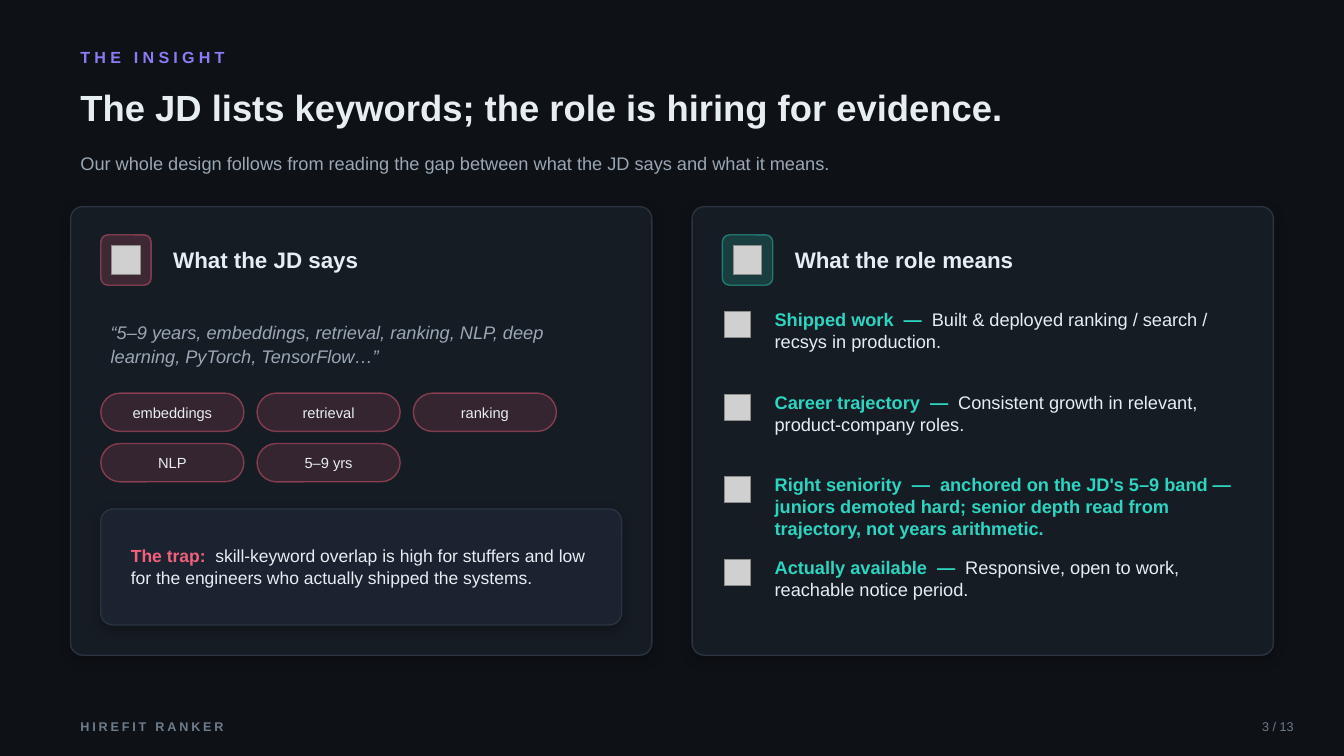
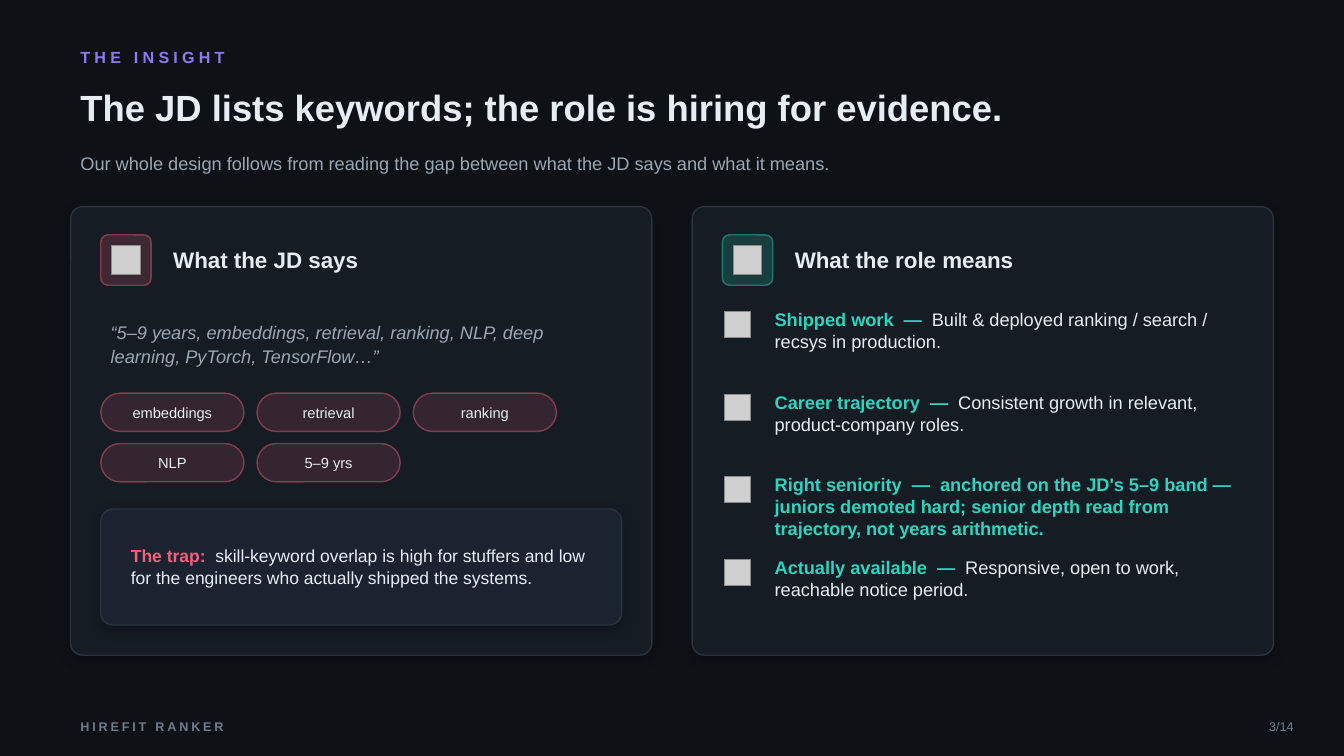
Before and after one commit to bansalbhunesh/redrob-hirefit-ranker, a slide deck: slide 3 of docs/HireFit_Ranker_Redrob_POLISHED.pptx. Drawn at 1344x756 pixels with LibreOffice and Linux fonts; fonts in the diff are those of the drawing; grey boxes stand for pictures. Boxes give left, top, right and bottom in pixels: in the first picture for what was removed or moved away, otherwise in the second. Text is boxed around its words. In the diff, an @@ line names an element or a change of style, - is before the commit and + after.

```diff
--- a/docs/HireFit_Ranker_Redrob_POLISHED.pptx
+++ b/docs/HireFit_Ranker_Redrob_POLISHED.pptx
@@ text at bbox=[1269, 722, 1294, 731]: text changed @@
-3 / 13
+3/14
```
Also in this commit, not shown: 12 other slides changed, 1 slide added, 1 slide removed, 23 other files.
